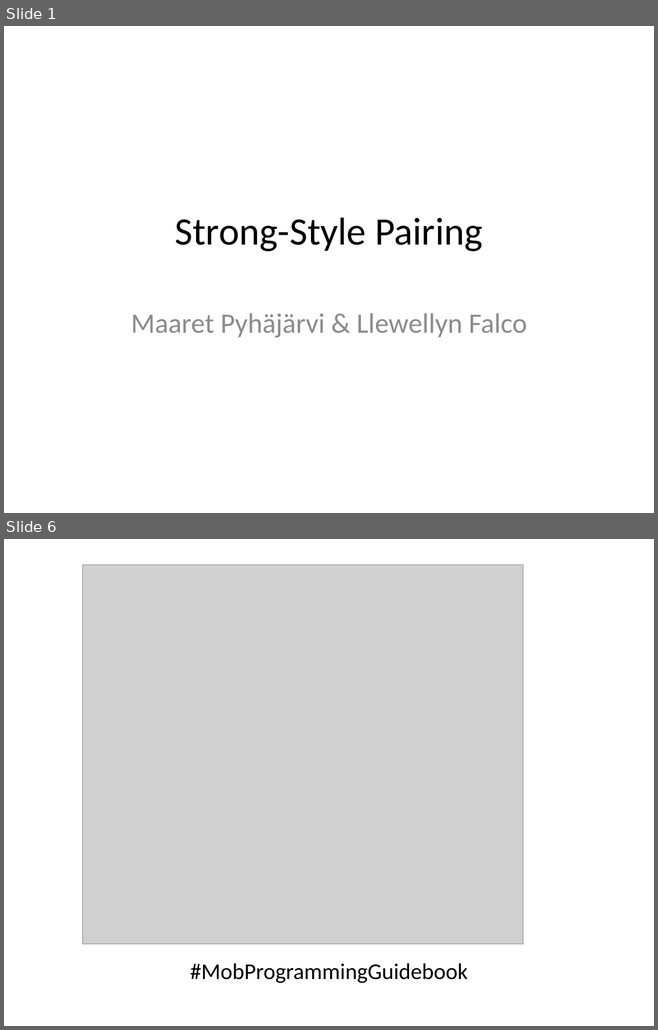
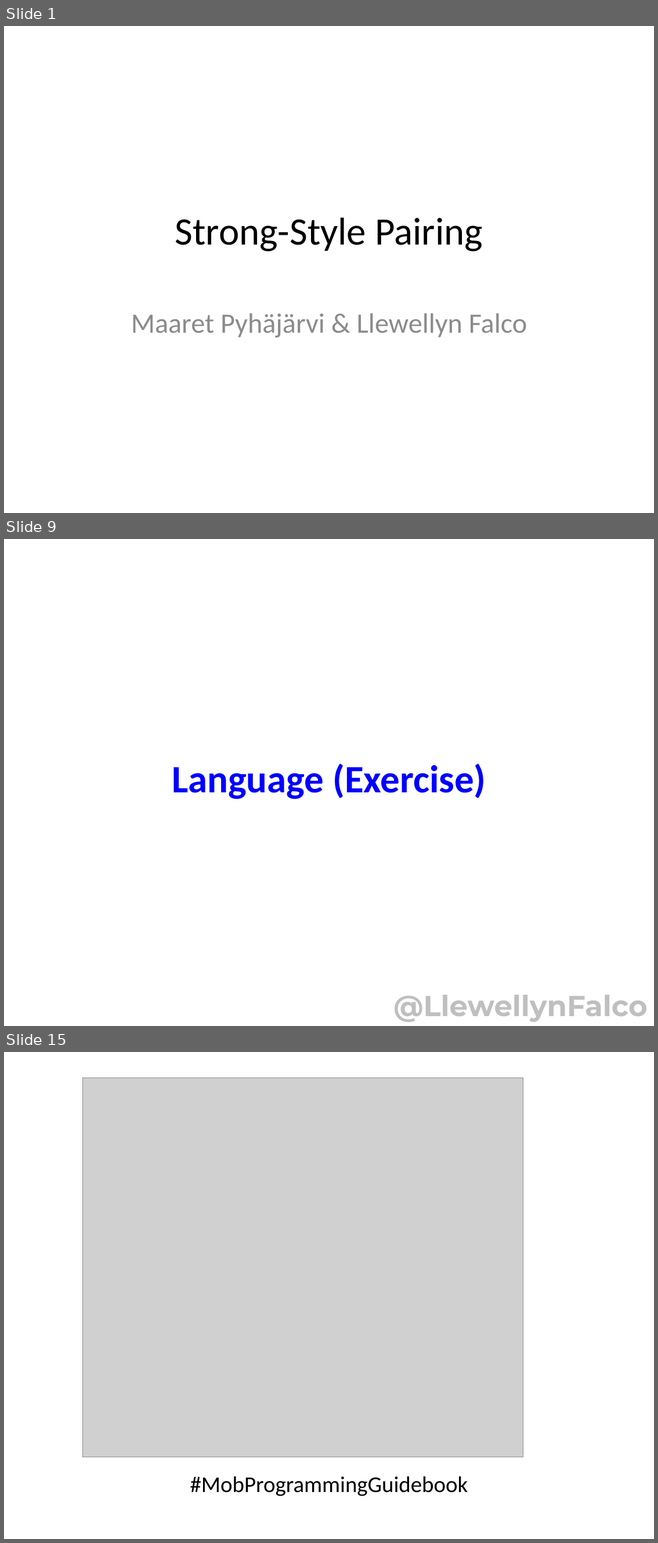
Before and after one commit to isidore/StrongStylePairingTalk, a slide deck: StrongStylePairing.pptx. Shown one above the other, each under a label of ours: slides 1 and 6 before the commit, slides 1, 9 and 15 after it; the slides between them are not shown. The pictures are 658x1030 and 658x1543 pixels, drawn with LibreOffice and Linux fonts; fonts in the diff are those of the drawing; grey boxes stand for pictures. Boxes give left, top, right and bottom in pixels: in the first picture for what was removed or moved away, otherwise in the second. Text is boxed around its words. In the diff, an @@ line names an element or a change of style, - is before the commit and + after.

```diff
--- a/StrongStylePairing.pptx
+++ b/StrongStylePairing.pptx
@@ slide 9 added at (4, 539, 654, 1026), background #FFFFFF @@
@@ title added at (172, 763, 485, 799), 43 pt, text #0000FF, bold @@
+Language (Exercise)
@@ text added at (393, 995, 647, 1022), 32 pt, text #BFBFBF, bold @@
+@LlewellynFalco
@@ what was slide 6 is now slide 15 @@
```
Also in this commit, not shown: 1 slide changed, 11 other slides added, 3 slides removed.
